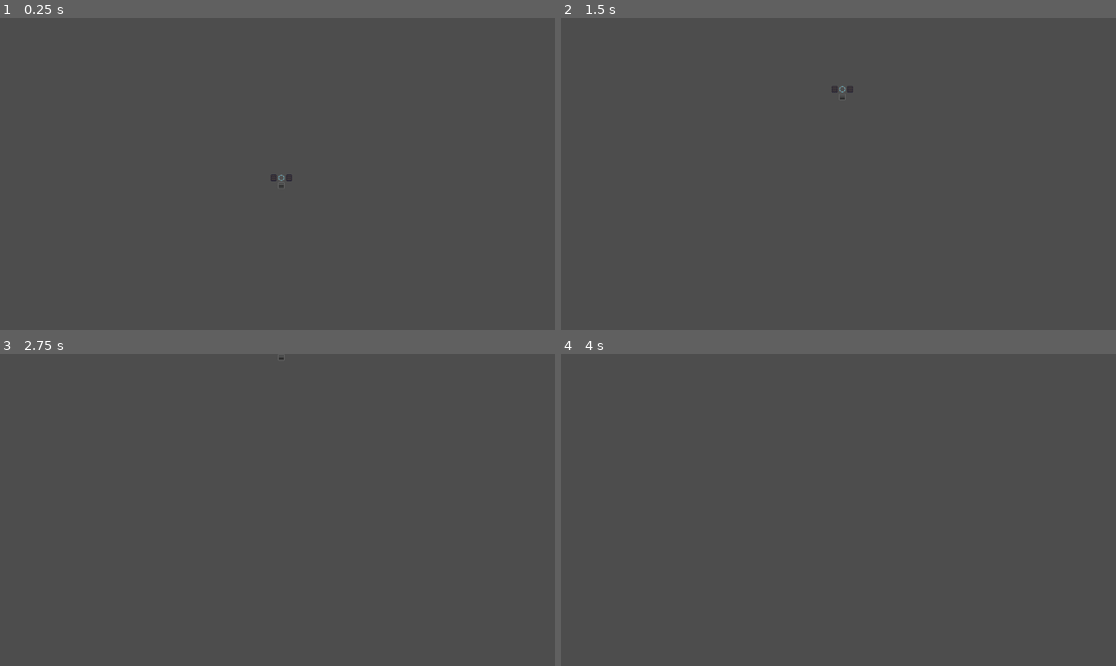
Above: before the commit, frames 1-4 (two rows, left to right).
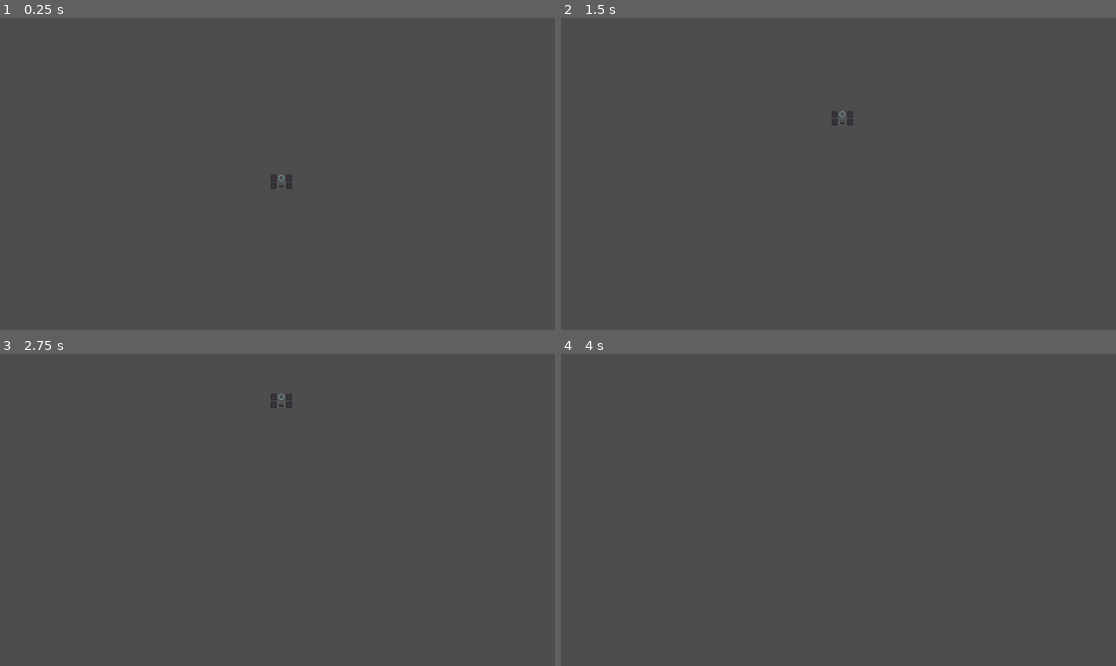
Above: after the commit, the same moments.

Repository: CaptEug/object703
Game: Godot game, scene res://testground.tscn
Same seed, same stepped clock (60 frames per second), same inputs: the game is played once before the commit and once after it.
Inputs (mouse positions are in pixels of both pictures, inside the frame that each line leads up to):
- Up to frame 1 (0.25 s): no input
- Up to frame 2 (1.5 s): tap Enter at 0.5 s; move the mouse to (960, 158) at 0.52 s; hold W (FORWARD) 0.53-1.28 s; move the mouse to (727, 189) at 1.27 s; hold S (BACKWARD) from 1.28 s (still down)
- Up to frame 3 (2.75 s): move the mouse to (333, 441) at 2.02 s; release S (BACKWARD) at 2.03 s; hold W (FORWARD) from 2.03 s (still down)
- Up to frame 4 (4 s): move the mouse to (810, 572) at 2.77 s; tap Space at 3.5 s; move the mouse to (1005, 556) at 3.52 s; release W (FORWARD) at 3.53 s; hold S (BACKWARD) from 3.53 s (still down)

The runs differ from the first frame. In frame 1, less than 0.1% of the frame differs, in the area x 48-53%, y 52-55%; in frame 2, 0.1%, in the area x 48-53%, y 21-35%; in frame 3, less than 0.1%; in frame 4, nothing differs.

Commit message:
small modify

Diff:
--- a/buildings/tankbuilder.gd
+++ b/buildings/tankbuilder.gd
@@ -66,6 +66,5 @@
 		# Move block under vehicle
 		block.get_parent().remove_child(block)
 		vehicle.blocks.append(block)
+		vehicle.blueprint[grid_pos] = block
 		added.append(block)
-		# Keep a grid index → block map
-		vehicle.blueprint[grid_pos] = block
--- a/vehicles/object1.tscn
+++ b/vehicles/object1.tscn
@@ -18,3 +18,9 @@
 
 [node name="Engine" parent="." groups=["blocks"] instance=ExtResource("4_21i8c")]
 position = Vector2(0, 16)
+
+[node name="Track" parent="." groups=["blocks"] instance=ExtResource("2_dklke")]
+position = Vector2(-16, 16)
+
+[node name="Track2" parent="." groups=["blocks"] instance=ExtResource("2_dklke")]
+position = Vector2(16, 16)
--- a/vehicles/vehicle.gd
+++ b/vehicles/vehicle.gd
@@ -4,10 +4,14 @@
 var move_state:String
 var total_power:float
 var total_weight:int
-var bluepirnt_grid:Dictionary
+var bluepirnt:Dictionary
+var grid:= {}
+var blocks:= []
 
 # Called when the node enters the scene tree for the first time.
 func _ready():
+	for block in blocks:
+		block.add_to_group("blocks")
 	connect_blocks()
 	pass # Replace with function body.
 
@@ -20,7 +24,7 @@
 func connect_blocks():
 	for block in get_tree().get_nodes_in_group('blocks'):
 		var snapped_pos = snap_block_to_grid(block, 16, true)
-		bluepirnt_grid[snapped_pos] = block
+		grid[snapped_pos] = block
 		connect_adjacent_blocks(snapped_pos, block)
 
 func get_total_engine_power() -> float:
@@ -62,8 +66,8 @@
 	var directions = [Vector2i.LEFT, Vector2i.RIGHT, Vector2i.UP, Vector2i.DOWN]
 	for dir in directions:
 		var neighbor_pos = pos + dir
-		if bluepirnt_grid.has(neighbor_pos):
-			var neighbor = bluepirnt_grid[neighbor_pos]
+		if grid.has(neighbor_pos):
+			var neighbor = grid[neighbor_pos]
 			connect_with_joint(block, neighbor)
 
 func connect_with_joint(a: Block, b: Block):
Not shown: 1 places in testground.tscn that only renumber resources
